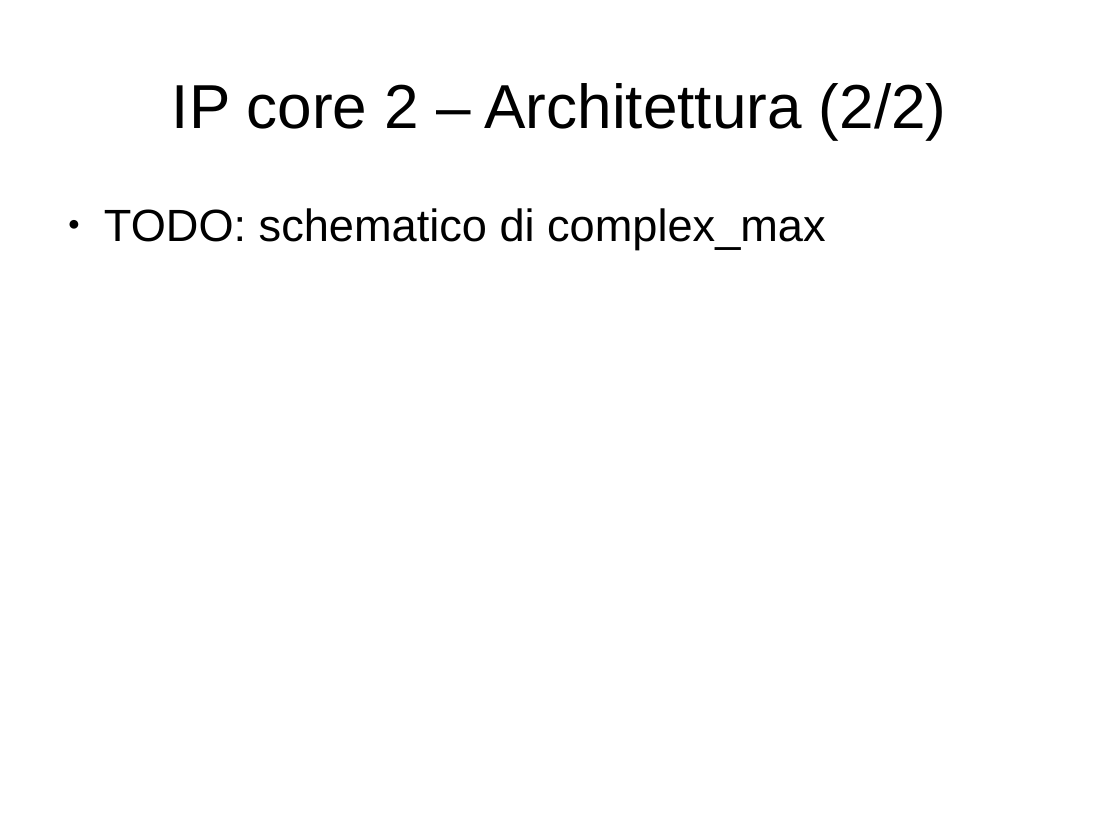
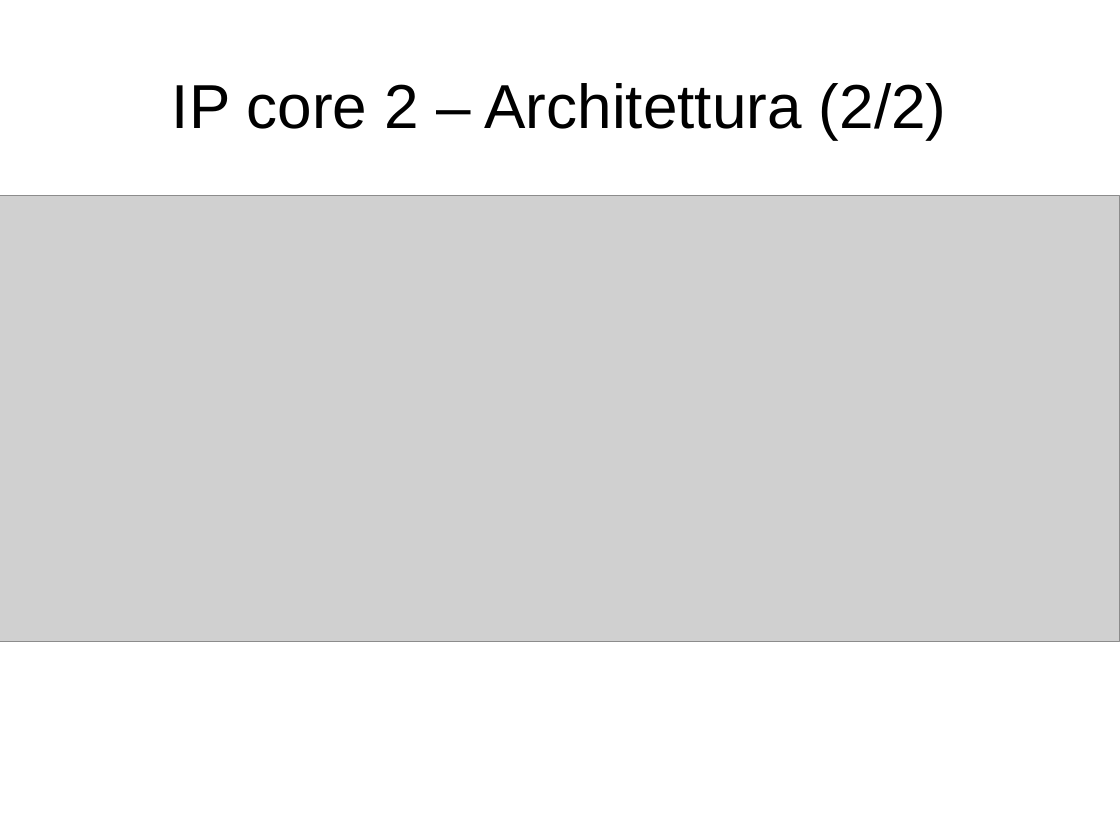
Before and after one commit to artic92/sistemi-embedded-task2, a slide deck: slide 6 of doc/presentazione.odp. Drawn at 1120x840 pixels with LibreOffice and Linux fonts; fonts in the diff are those of the drawing; grey boxes stand for pictures. Boxes give left, top, right and bottom in pixels: in the first picture for what was removed or moved away, otherwise in the second. Text is boxed around its words. In the diff, an @@ line names an element or a change of style, - is before the commit and + after.

```diff
--- a/doc/presentazione.odp
+++ b/doc/presentazione.odp
@@ picture added at <box>0,195,1120,641</box> @@
@@ text removed at <box>104,208,826,250</box> @@
-● TODO: schematico di complex_max
```
Also in this commit, not shown: 4 other slides changed, 2 slides added, 1 slide removed, 4 other files.
